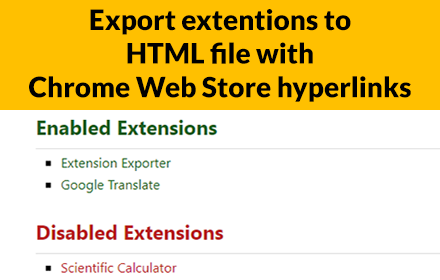
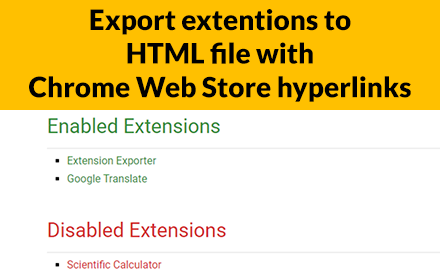
Two versions of the same layered image (440 x 280). Layer-by-layer changes:
removed layer "Layer 1" over <box>35,117,440,273</box>
added layer "Boomarks_HTML" above "Layer 0" over <box>35,117,440,273</box>
